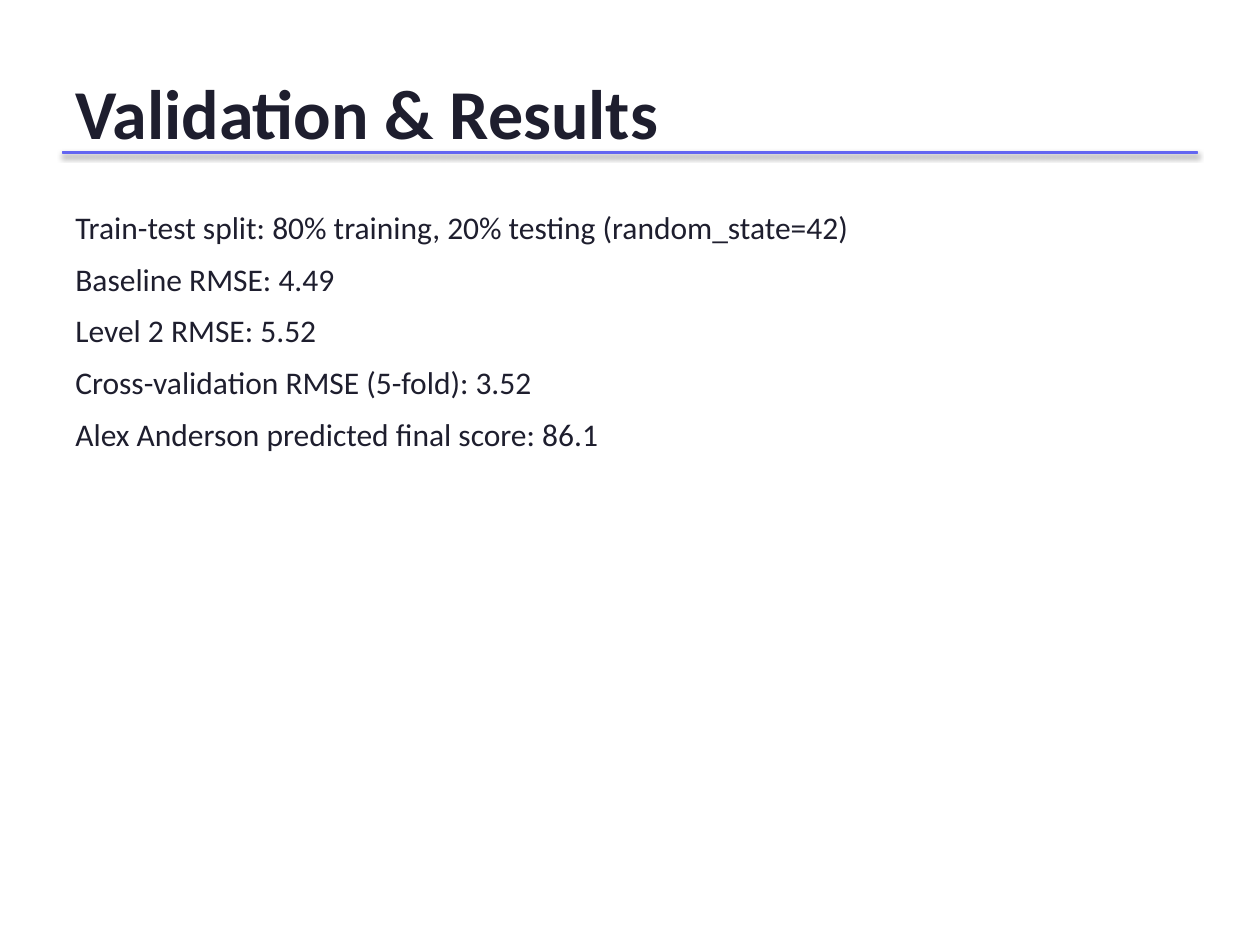
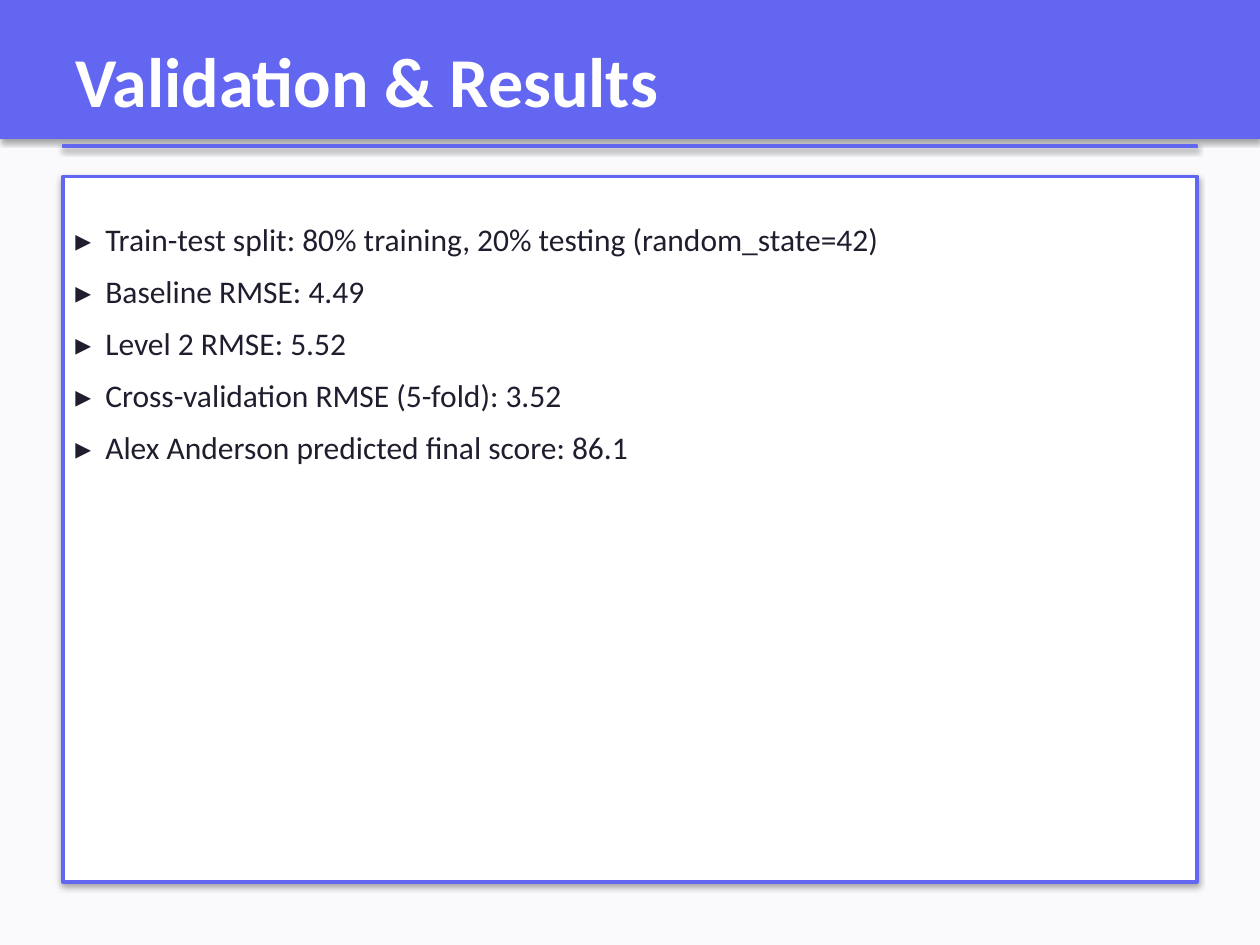
Before and after one commit to CatSolo05/Automation_assesment_task3, a slide deck: slide 5 of Academic Predictor Presentation.pptx. Drawn at 1260x945 pixels with LibreOffice and Linux fonts; fonts in the diff are those of the drawing. Boxes give left, top, right and bottom in pixels: in the first picture for what was removed or moved away, otherwise in the second. Text is boxed around its words. In the diff, an @@ line names an element or a change of style, - is before the commit and + after.

Commit message:
Add enhanced formatting: colored backgrounds, shapes, content windows, and styling

```diff
--- a/Academic Predictor Presentation.pptx
+++ b/Academic Predictor Presentation.pptx
@@ rectangle: place and size @@
-rectangle at (63, 151, 1197, 154)
+rectangle at (0, 0, 1260, 139)
@@ rectangle added at (0, 0, 1260, 945), fill #FAFAFC, outline #FAFAFC 0.75 pt @@
@@ text "Validation & Results": place and size @@
-text "Validation & Results" at (75, 89, 658, 156)
+text "Validation & Results" at (75, 58, 658, 108)
@@ text "Validation & Results" at (75, 58, 658, 108): text colour #1E1E2E to #FFFFFF @@
@@ rectangle added at (63, 145, 1197, 147), fill #6366F1, outline #6366F1 0.75 pt @@
@@ rectangle added at (63, 176, 1197, 882), fill #FFFFFF, outline #6366F1 2 pt @@
@@ text at (105, 228, 878, 464): text changed @@
-Train-test split: 80% training, 20% testing (random_state=42)
-Baseline RMSE: 4.49
-Level 2 RMSE: 5.52
-Cross-validation RMSE (5-fold): 3.52
-Alex Anderson predicted final score: 86.1
+▸ Train-test split: 80% training, 20% testing (random_state=42)
+▸ Baseline RMSE: 4.49
+▸ Level 2 RMSE: 5.52
+▸ Cross-validation RMSE (5-fold): 3.52
+▸ Alex Anderson predicted final score: 86.1
```
Also in this commit, not shown: 6 other slides changed.
